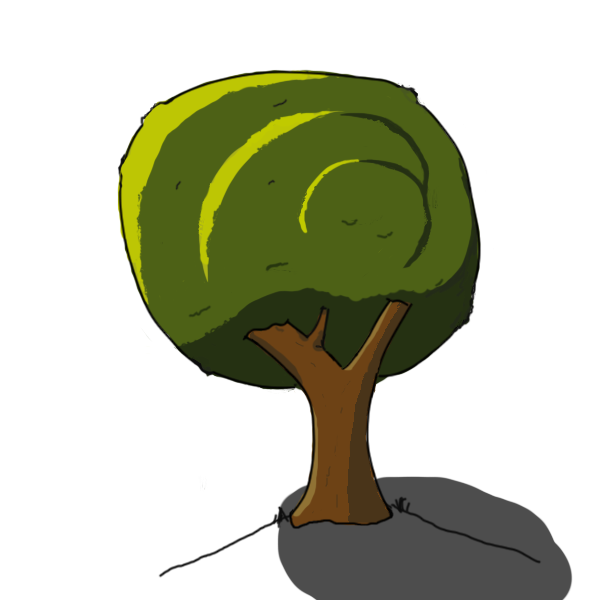
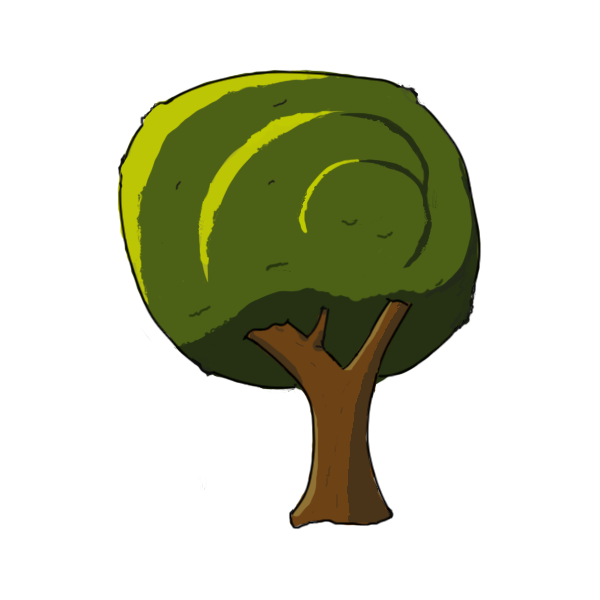
The second 600px x 600px image is a revision of the first. Changes to its layers:
hid "sol" over [158, 495, 542, 579]
hid "ombre" over [277, 476, 573, 600]
